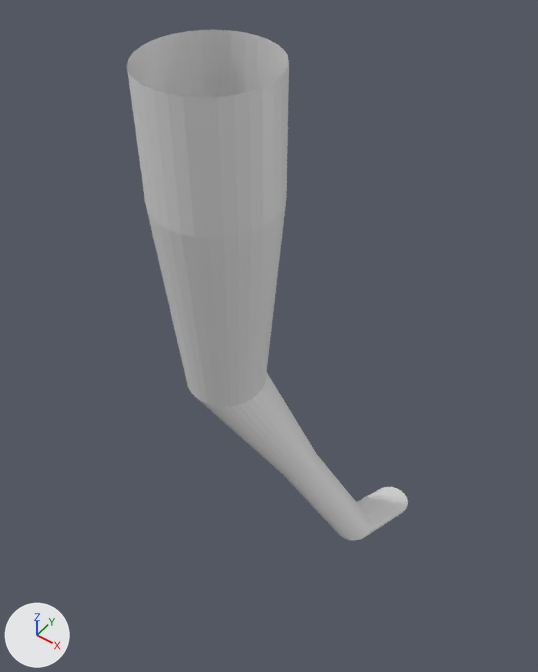
The Blender file Env_Tree_Normal_A.blend as it was, and as the next commit left it.
Rendered twice from a 50 mm lens placed at (5.96, -6.88, 4.86), pointed at (0.56, 0.51, -3.76). The lights are fixed; the arrows at lower left show +X, +Y and +Z. The older version comes first.
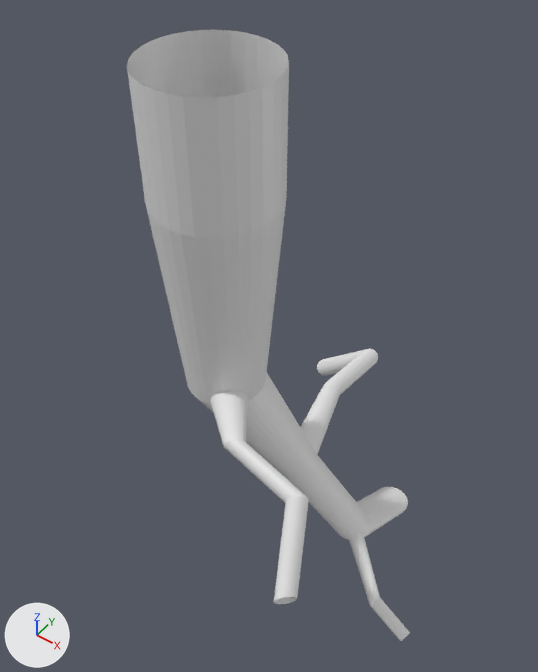
The change in detail:
me_cube is used by ob_cube; location (0.0, 0.0, 0.0); scale (4.13, 4.26, 1.0).
me_cube had 224 vertices, 193 faces and spanned x -0.24..0.69, y -0.23..0.68, z -9.27..1.0.
me_cube now has 576 vertices, 449 faces and spans x -0.24..1.04, y -0.6..1.01, z -9.27..1.0.
me_cube part 1: a new loose piece of 128 vertices spanning x -0.07..0.76, y -0.6..0.07, z -5.68..-4.22, in mat_material (white #e7e7e7).
me_cube part 2: a new loose piece of 128 vertices spanning x -0.14..0.37, y 0.06..1.01, z -8.25..-6.41, in mat_material (white #e7e7e7).
me_cube part 3: a new loose piece of 96 vertices spanning x 0.55..1.04, y -0.08..0.26, z -9.16..-8.17, in mat_material (white #e7e7e7).

Pixel boxes (x1, y1, x2, y2) of what changed, in the pictures (538 x 672 px):
'Cube', reshaped (20% taller)
    before: (127, 30, 408, 540)
    after: (127, 30, 410, 641)
part 1 of me_cube, added
    after: (210, 391, 309, 604)
part 2 of me_cube, added
    after: (301, 349, 378, 455)
part 3 of me_cube, added
    after: (349, 532, 410, 641)
